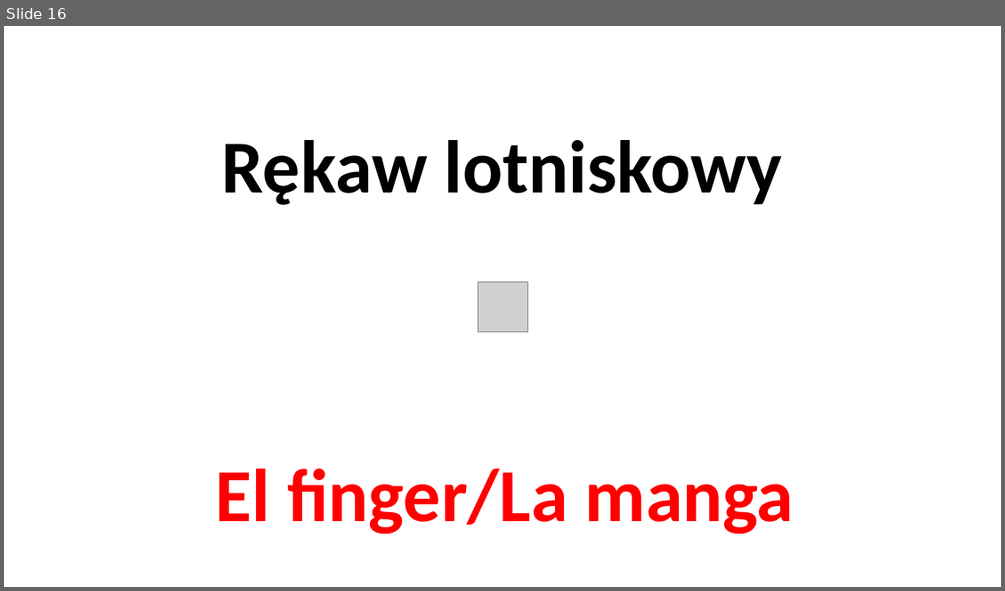
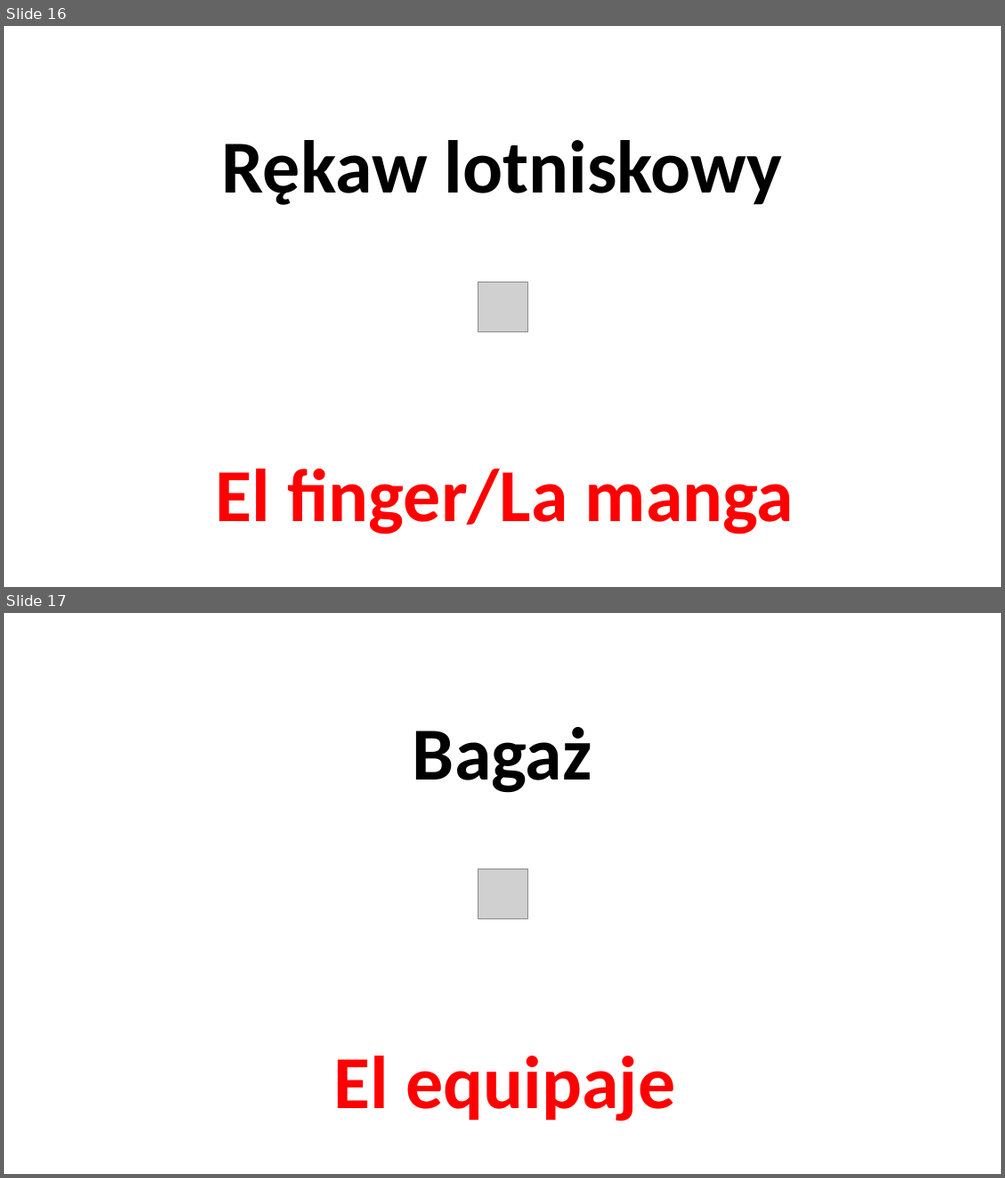
Before and after one commit to wojciechkrakowiak7-arch/Fajna-strona, a slide deck: pliki hiszpański/El transporte aéreo.pptx. Shown one above the other, each under a label of ours: slide 16 before the commit, slides 16 and 17 after it. The pictures are 1005x591 and 1005x1178 pixels, drawn with LibreOffice and Linux fonts; fonts in the diff are those of the drawing; grey boxes stand for pictures. Boxes give left, top, right and bottom in pixels: in the first picture for what was removed or moved away, otherwise in the second. Text is boxed around its words. In the diff, an @@ line names an element or a change of style, - is before the commit and + after.

```diff
--- a/pliki hiszpański/El transporte aéreo.pptx
+++ b/pliki hiszpański/El transporte aéreo.pptx
@@ slide 17 added at (4,613,1001,1174), background #FFFFFF @@
@@ title added at (413,727,592,793), 72 pt, text #000000, bold @@
+Bagaż
@@ picture added at (477,868,527,919) @@
@@ subtitle added at (334,1055,675,1121), 72 pt, text #FF0000, bold @@
+El equipaje
```
Also in this commit, not shown: 1 slide changed.
